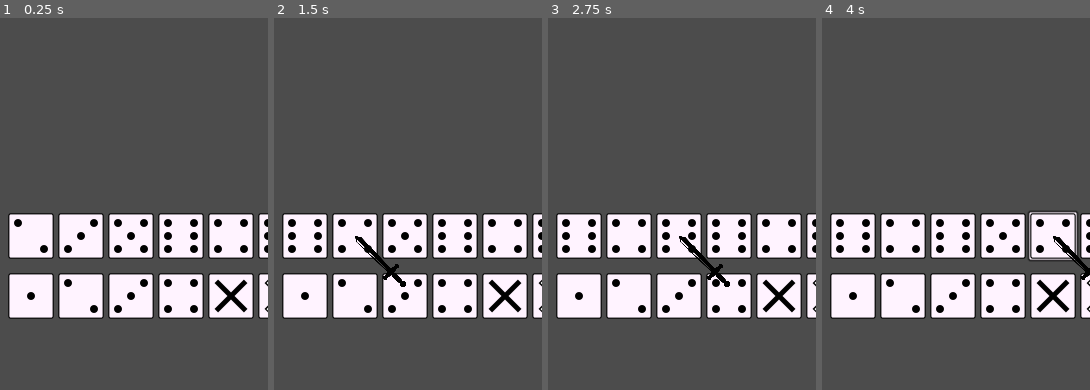
Above: before the commit, frames 1-4 (left to right).
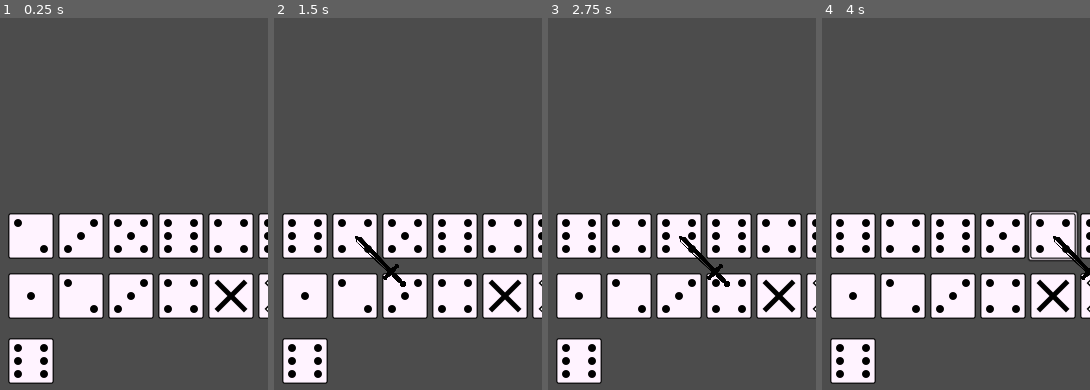
Above: after the commit, the same moments.

Repository: mraich/lantern
Game: Godot game, scene res://scenes/world.tscn
Two runs of this game, one before a commit and one after it. Both use one fixed random seed, a clock stepped at 60 frames per second and the inputs below.
Inputs (mouse positions are % of the whole screen's width and height, from its top left):
- Up to frame 1 (0.25 s): no input
- Up to frame 2 (1.5 s): tap Enter at 0.5 s; move the mouse to (33, 79) at 0.52 s; hold Right mouse button (right_click) 0.53-1.28 s; click (33, 79) at 0.67 s; tap Space at 1.25 s; move the mouse to (42, 79) at 1.27 s; right-click (42, 79) at 1.35 s; click (42, 79) at 1.42 s
- Up to frame 3 (2.75 s): tap Enter at 2 s; move the mouse to (51, 79) at 2.02 s; hold Right mouse button (right_click) from 2.03 s (still down); click (51, 79) at 2.17 s
- Up to frame 4 (4 s): tap Space at 2.75 s; move the mouse to (61, 79) at 2.77 s; release Right mouse button (right_click) at 2.78 s; right-click (61, 79) at 2.85 s; click (61, 79) at 2.92 s; tap Enter at 3.5 s; move the mouse to (70, 79) at 3.52 s; hold Right mouse button (right_click) from 3.53 s (still down); click (70, 79) at 3.67 s
The pictures show only the part of the screen within x 27-77%, y 50-100%; the shares and areas given below are measured in that part.

The runs differ from the first frame. In frame 1, 2.1% of the frame differs, in the area x 2-21%, y 86-99%; in frame 2, 2.1%; in frame 3, 2.1%; in frame 4, 2.1%.

Commit message:
World:: A RollSelected gomb bevezetése azon kockák újradobására, amiket kijelöltünk.

Diff:
--- a/scenes/world.tscn
+++ b/scenes/world.tscn
@@ -1,9 +1,10 @@
-[gd_scene load_steps=5 format=2]
+[gd_scene load_steps=6 format=2]
 
 [ext_resource path="res://scripts/world.gd" type="Script" id=1]
 [ext_resource path="res://scenes/container/playable_container.tscn" type="PackedScene" id=2]
 [ext_resource path="res://scenes/container/puzzle_container.tscn" type="PackedScene" id=3]
-[ext_resource path="res://scenes/cursor/cursor.tscn" type="PackedScene" id=4]
+[ext_resource path="res://scenes/dice/dice_clickable.tscn" type="PackedScene" id=4]
+[ext_resource path="res://scenes/cursor/cursor.tscn" type="PackedScene" id=5]
 
 [node name="world" type="Node2D"]
 script = ExtResource( 1 )
@@ -20,4 +21,7 @@
 margin_right = 300.0
 margin_bottom = 600.0
 
-[node name="cursor" parent="." instance=ExtResource( 4 )]
+[node name="roll_selected" parent="." instance=ExtResource( 4 )]
+position = Vector2( 175, 715 )
+
+[node name="cursor" parent="." instance=ExtResource( 5 )]
--- a/scripts/world.gd
+++ b/scripts/world.gd
@@ -13,6 +13,7 @@
 # Finding the dice container in the tree of the world.
 onready var playable_container = get_node("playable_container")
 onready var puzzle_container = get_node("puzzle_container")
+onready var roll_selected = get_node("roll_selected")
 
 func _ready():
 	# Connecting the state change of the cursor.
@@ -20,6 +21,9 @@
 
 	# Initial state of the cursor.
 	cursor.set_state(0)
+
+	# roll_selected.get_node("dice_area").connect("on_dice_clicked", self, "_on_roll_selected_clicked")
+	roll_selected.connect("on_dice_clicked", self, "_on_roll_selected_clicked")
 
 	# This lines are for testing purposes so they will be
 	# removed when the stage handling is ready.
@@ -52,3 +56,7 @@
 
 func on_puzzle_value_changed():
 	pass
+
+func _on_roll_selected_clicked():
+	playable_container.roll_multiple()
+	pass
